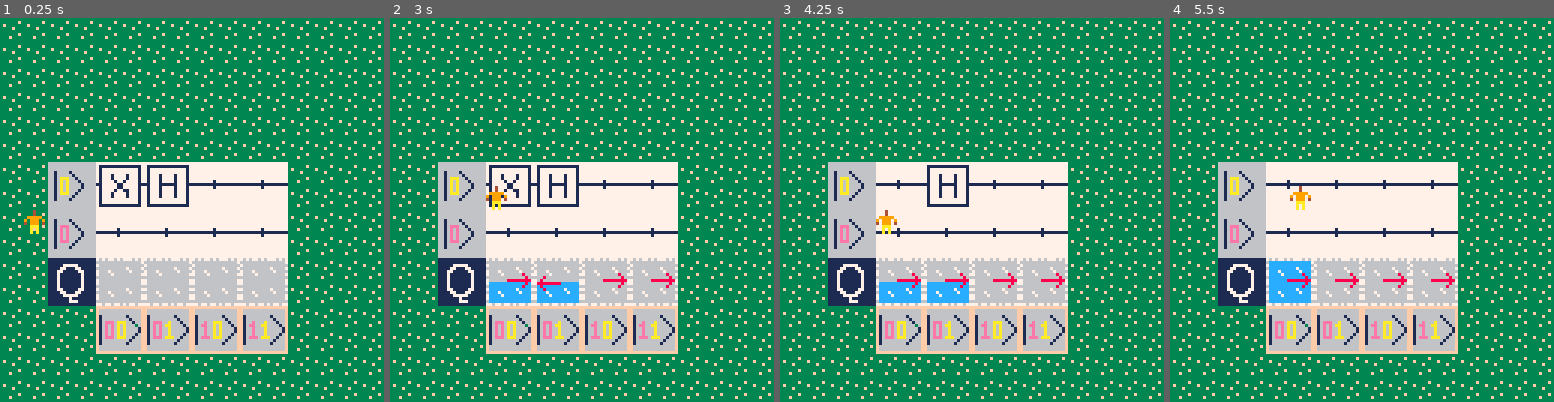
Above: before the commit, frames 1-4 (left to right).
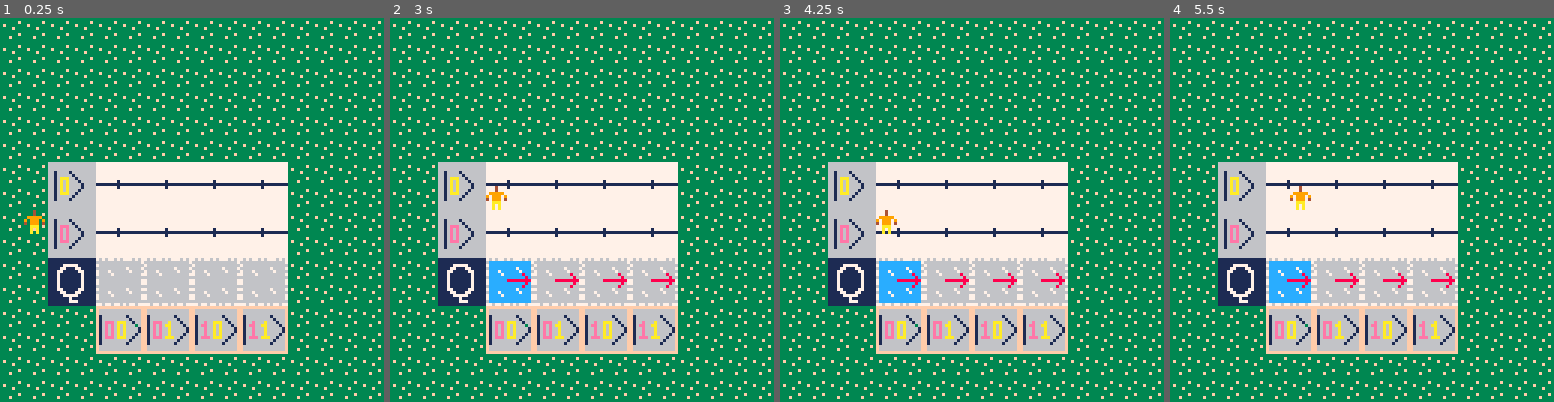
Above: after the commit, the same moments.

Repository: JavaFXpert/QiskitBlocksPico
Game: PICO-8 cartridge qiskitblocks.p8
The game is run twice, just before and just after one commit, with the same random seed, the same clock (stepped at 60 frames per second) and the same inputs.
Inputs:
- Up to frame 1 (0.25 s): no input
- Up to frame 2 (3 s): tap X (X key) at 0.33, 1.07, 1.85, 2.97 s; tap O (Z key) at 0.7, 1.7, 2.1, 2.5, 2.9 s; hold Right 1.6-2.1 s; hold Up 2.15-2.42 s; hold Right from 2.47 s (still down)
- Up to frame 3 (4.25 s): release Right at 3.03 s; hold Left 3.08-3.58 s; tap O (Z key) at 3.3, 3.7, 4.1 s; hold Down 3.63-3.97 s; hold Right from 4.02 s (still down); tap X (X key) at 4.08 s
- Up to frame 4 (5.5 s): tap O (Z key) at 4.5, 4.9, 5.3 s; release Right at 4.68 s; hold Up 4.73-5.03 s; hold Left from 5.08 s (still down); tap X (X key) at 5.2 s

The runs differ from the first frame. In frame 1, 0.9% of the frame differs, in the area x 25-50%, y 38-50%; in frame 2, 2.0%, in the area x 25-50%, y 38-75%; in frame 3, 1.5%; in frame 4, nothing differs.

Commit message:
Add files via upload

Diff:
--- a/qiskitblocks.p8
+++ b/qiskitblocks.p8
@@ -678,10 +678,10 @@
 --test circuit 1
  circ.new(2,4)
  local nd=qbnode()
- nd.new(node_types.x,0,0)
- circ.set_node(1,1,nd)
- nd.new(node_types.h)
- circ.set_node(1,2,nd)
+--  nd.new(node_types.x,0,0)
+--  circ.set_node(1,1,nd)
+--  nd.new(node_types.h)
+--  circ.set_node(1,2,nd)
  local qc=circ.comp_circ()
 
  circ.set_pos(2,10)
